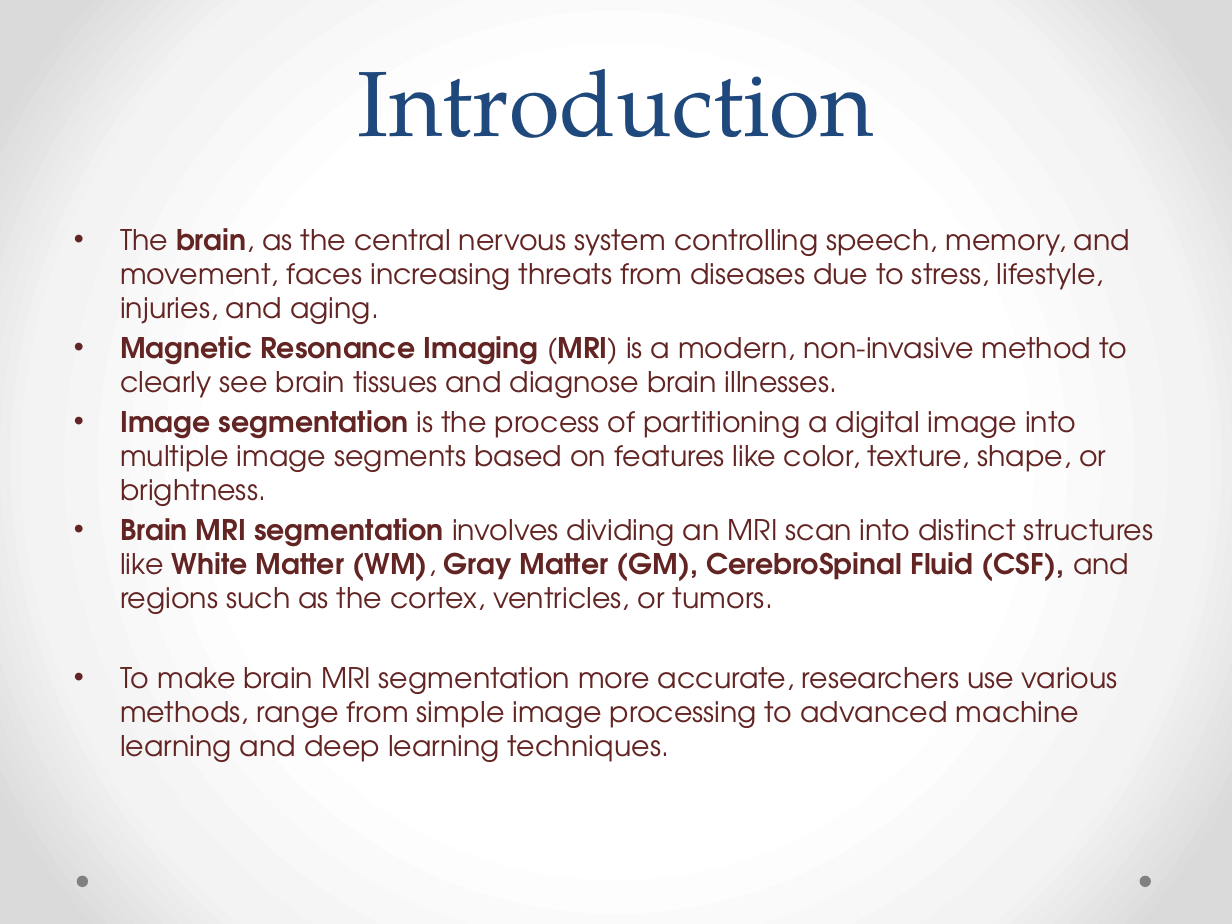
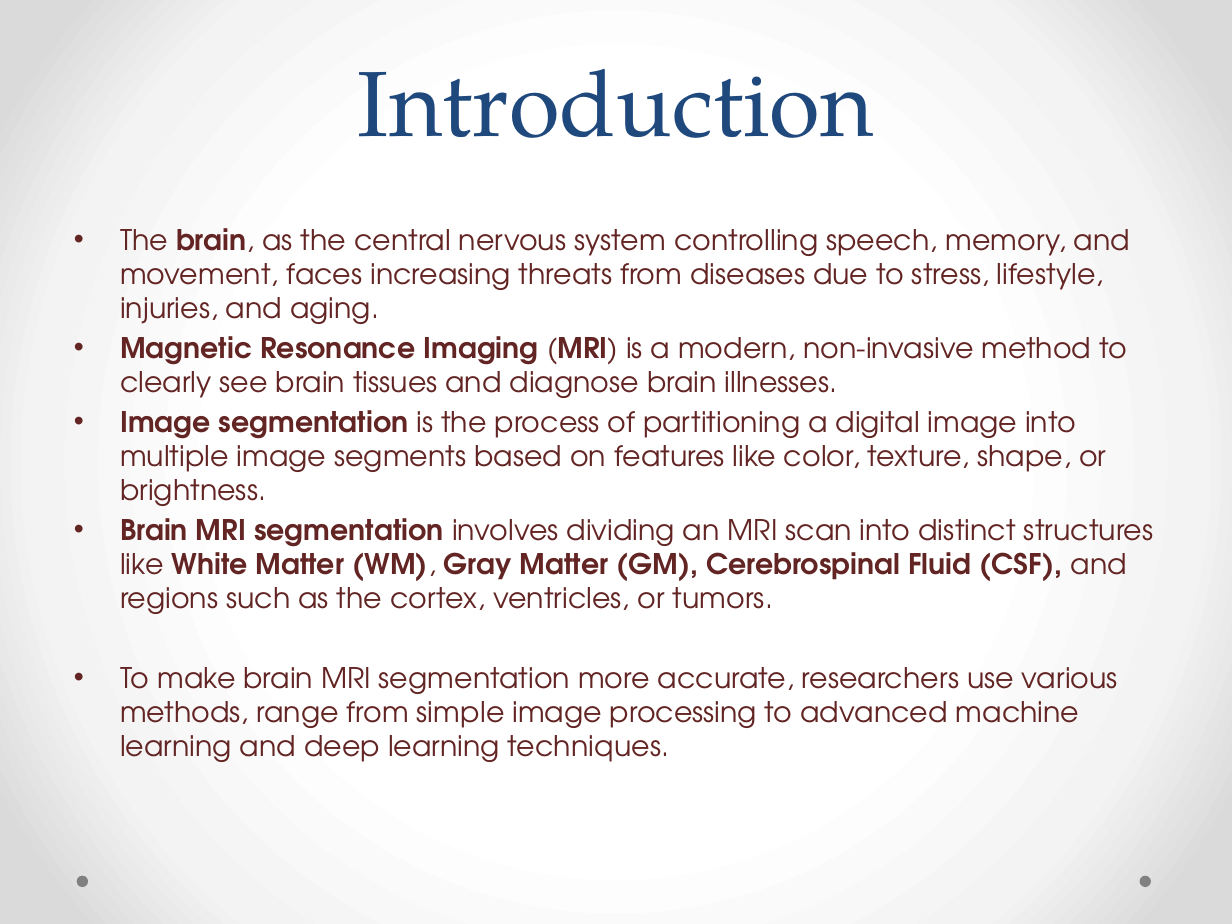
Before and after one commit to shrutipathak12321/Brain-Segmentation-using-RBFNN, a slide deck: slide 3 of Project_presentation.pptx. Drawn at 1232x924 pixels with LibreOffice and Linux fonts; fonts in the diff are those of the drawing. Boxes give left, top, right and bottom in pixels: in the first picture for what was removed or moved away, otherwise in the second. Text is boxed around its words. In the diff, an @@ line names an element or a change of style, - is before the commit and + after.

```diff
--- a/Project_presentation.pptx
+++ b/Project_presentation.pptx
@@ text at [120, 518, 1154, 614]: text changed @@
-• Brain MRI segmentation involves dividing an MRI scan into distinct structures like White Matter (WM), Gray Matter (GM), CerebroSpinal Fluid (CSF), and regions such as the cortex, ventricles, or tumors.
+• Brain MRI segmentation involves dividing an MRI scan into distinct structures like White Matter (WM), Gray Matter (GM), Cerebrospinal Fluid (CSF), and regions such as the cortex, ventricles, or tumors.
```
Also in this commit, not shown: 4 other slides changed, 1 other file.
